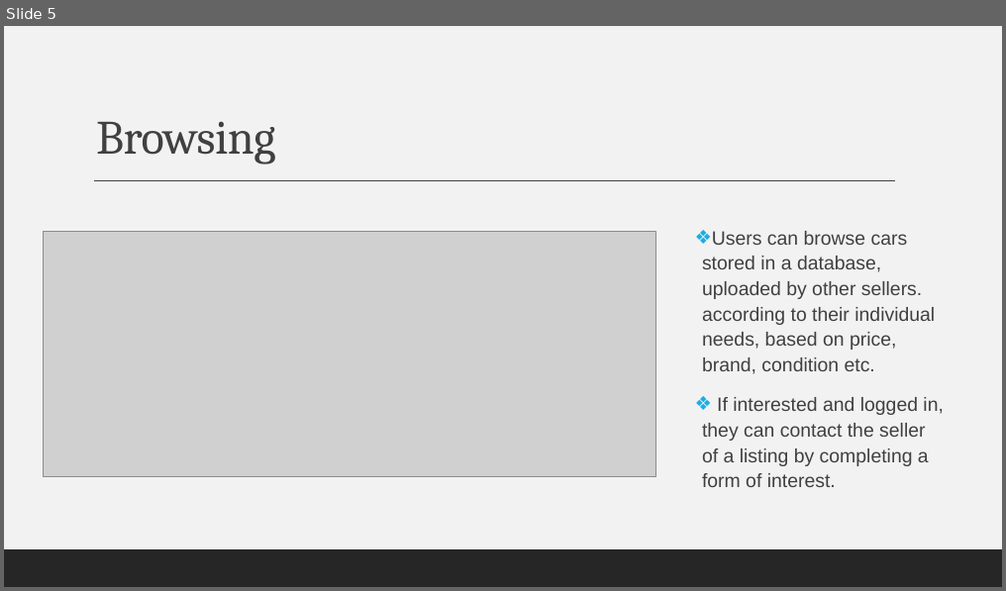
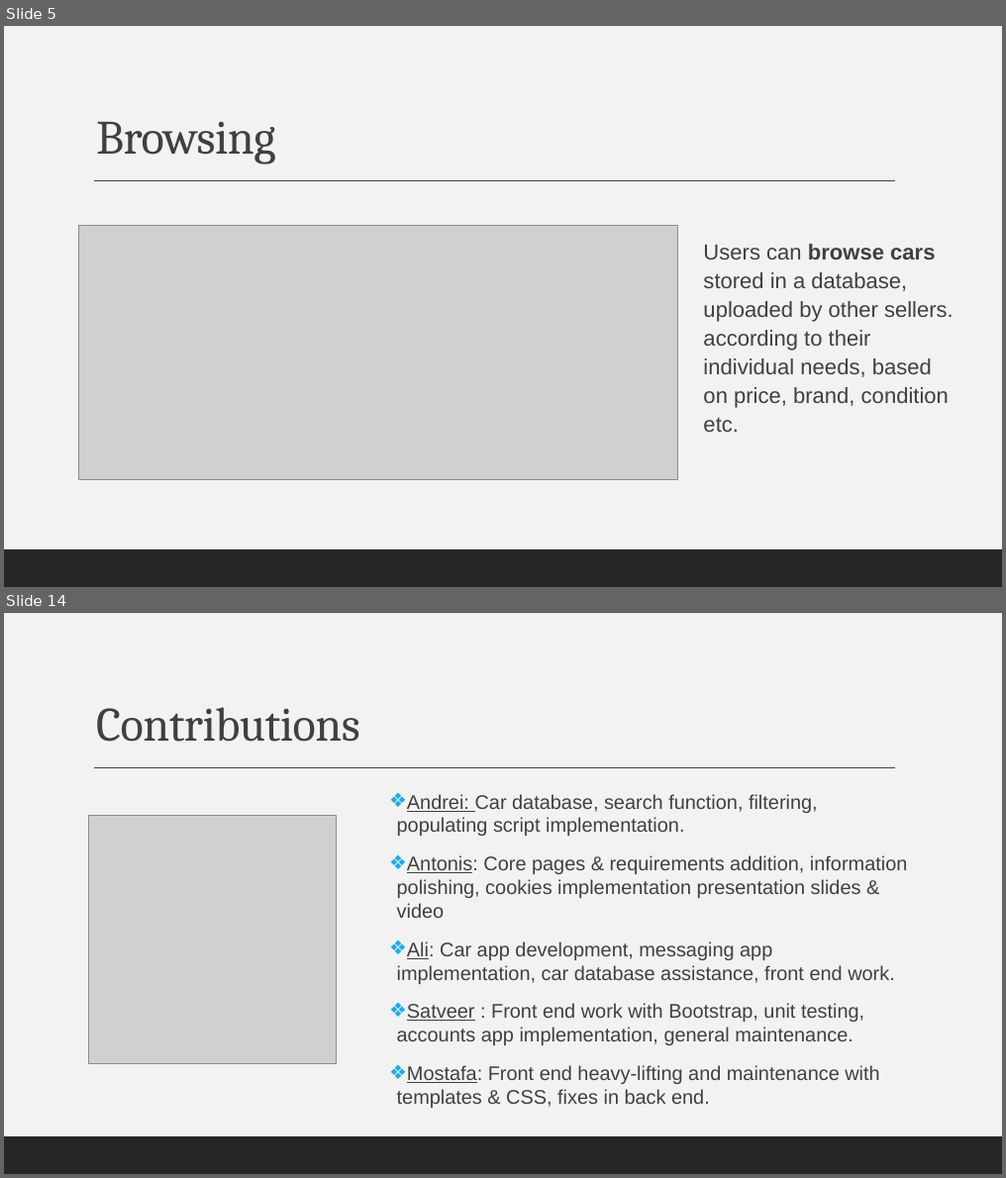
Before and after one commit to AndreiGhita2002/WAD_Car_Market, a slide deck: Presentation.pptx. Shown one above the other, each under a label of ours: slide 5 before the commit, slides 5 and 14 after it; the slides between them are not shown. The pictures are 1006x591 and 1006x1178 pixels, drawn with LibreOffice and Linux fonts; fonts in the diff are those of the drawing; grey boxes stand for pictures. Boxes give left, top, right and bottom in pixels: in the first picture for what was removed or moved away, otherwise in the second. Text is boxed around its words. In the diff, an @@ line names an element or a change of style, - is before the commit and + after.

```diff
--- a/Presentation.pptx
+++ b/Presentation.pptx
@@ slide 14 added at box(4, 613, 1002, 1174), background #F2F2F2 @@
@@ rectangle added at box(4, 613, 1002, 1174), fill #F2F2F2 @@
@@ title added at box(96, 707, 359, 742), 46 pt, text #404040 @@
+Contributions
@@ line added from (94, 768) to (896, 768), #404040 1 pt @@
@@ picture added at box(88, 815, 338, 1063) @@
@@ text added at box(397, 794, 907, 1108), 19 pt, text #404040 @@
+❖ Andrei: Car database, search function, filtering, populating script implementation.
+❖ Antonis: Core pages & requirements addition, information polishing, cookies implementation presentation slides & video
+❖ Ali: Car app development, messaging app implementation, car database assistance, front end work.
+❖ Satveer : Front end work with Bootstrap, unit testing, accounts app implementation, general maintenance.
+❖ Mostafa: Front end heavy-lifting and maintenance with templates & CSS, fixes in back end.
@@ rectangle added at box(4, 1137, 1002, 1174), fill #262626 @@
@@ slide 5 changed as well @@
@@ picture: place and size @@
-picture at box(43, 232, 656, 477)
+picture at box(78, 225, 678, 479)
@@ text "Users can browse cars stored ...": place and size @@
-text "Users can browse cars stored ..." at box(702, 231, 943, 487)
+text "Users can browse cars stored ..." at box(703, 244, 953, 432)
@@ text "Users can browse cars stored ..." at box(703, 244, 953, 432): size 18.5 to 21 pt; bold on in "browse cars"; bullet ❖ to none @@
@@ text at box(702, 397, 943, 487): paragraph removed @@
-❖ If interested and logged in, they can contact the seller of a listing by completing a form of interest.
```
Also in this commit, not shown: 4 other slides changed, 7 other slides added, 3 other files.
